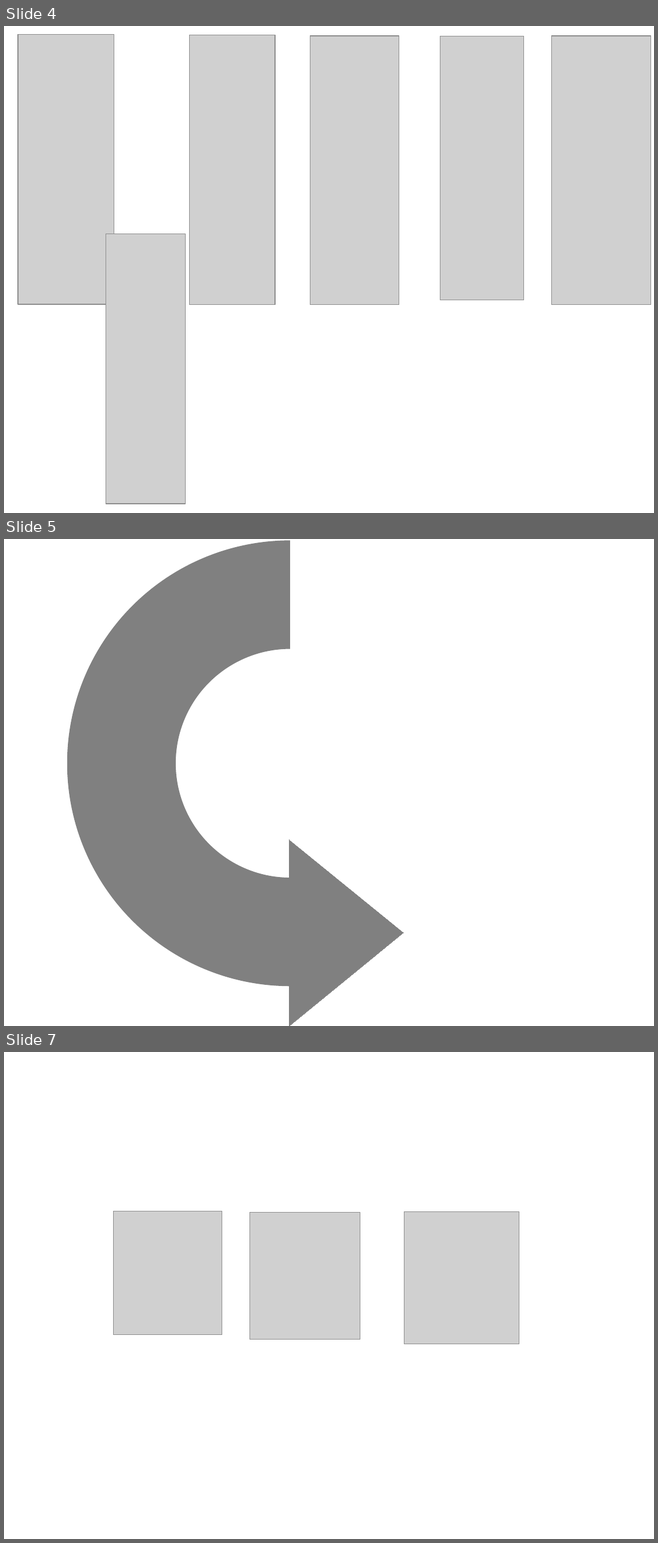
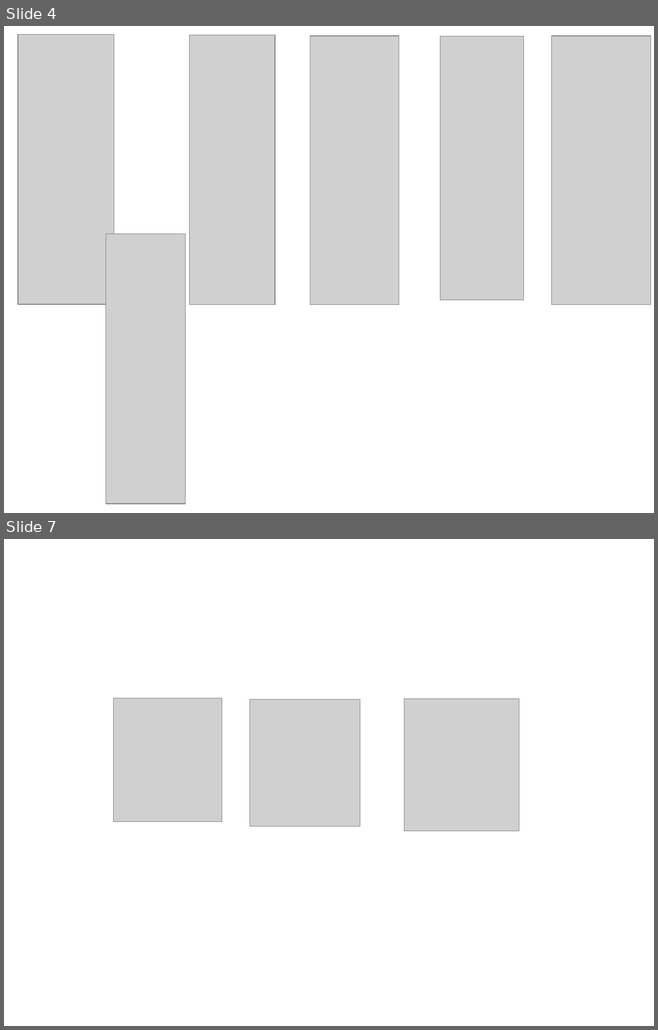
Before and after one commit to edyp-lab/Prostar2, a slide deck: dev/prostar_NvCSS/tl_style_css.odp. Shown one above the other, each under a label of ours: slides 4, 5 and 7 before the commit, slides 4 and 7 after it; the slides between them are not shown. The pictures are 658x1543 and 658x1030 pixels, drawn with LibreOffice and Linux fonts; fonts in the diff are those of the drawing; grey boxes stand for pictures. Boxes give left, top, right and bottom in pixels: in the first picture for what was removed or moved away, otherwise in the second. Text is boxed around its words. In the diff, an @@ line names an element or a change of style, - is before the commit and + after.

```diff
--- a/dev/prostar_NvCSS/tl_style_css.odp
+++ b/dev/prostar_NvCSS/tl_style_css.odp
@@ slide 5 removed at bbox=[4, 539, 654, 1026], background #FFFFFF @@
@@ donut removed at bbox=[67, 540, 513, 986] @@
@@ rectangle removed at bbox=[290, 540, 569, 1014] @@
@@ triangle removed at bbox=[289, 840, 403, 1026] @@
```
Also in this commit, not shown: 1 slide changed, 1 slide added, 2 other files.
